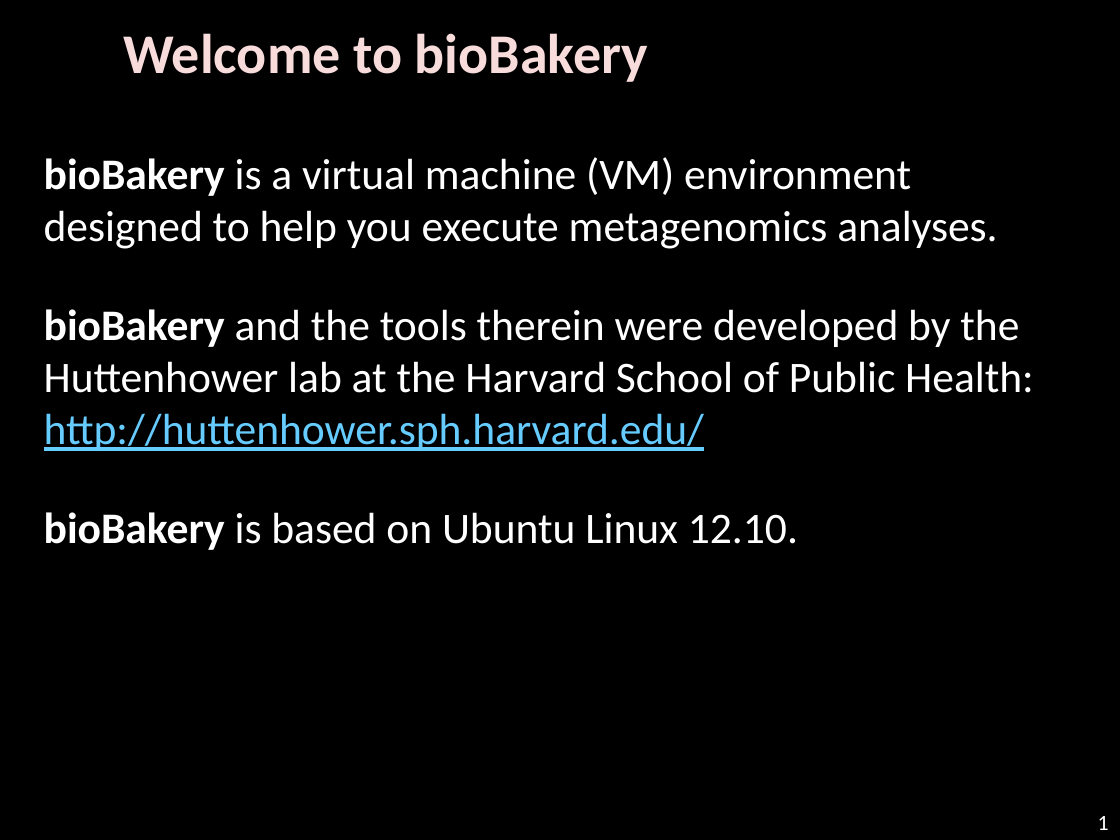
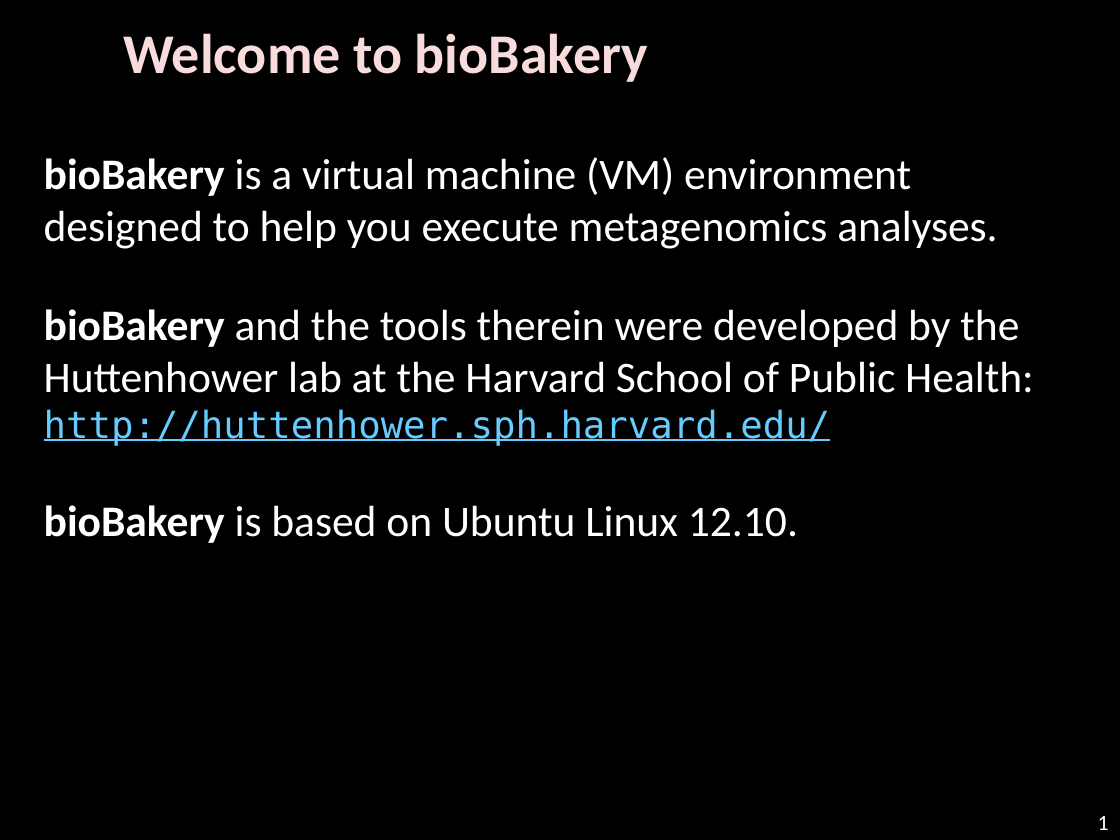
Before and after one commit to biobakery/biobakery, a slide deck: slide 1 of vagrant/biobakery-gui/WELCOME.pptx. Drawn at 1120x840 pixels with LibreOffice and Linux fonts; fonts in the diff are those of the drawing; background and template pictures are left out. Boxes give left, top, right and bottom in pixels: in the first picture for what was removed or moved away, otherwise in the second. Text is boxed around its words. In the diff, an @@ line names an element or a change of style, - is before the commit and + after.

```diff
--- a/vagrant/biobakery-gui/WELCOME.pptx
+++ b/vagrant/biobakery-gui/WELCOME.pptx
@@ text at (44, 309, 1034, 446): size 28 to 24 pt, font Calibri to DejaVu Sans Mono in "http://huttenhower.sph.harvard.edu/" @@
```
Also in this commit, not shown: 3 other slides changed, 4 slides added, 3 slides removed, 1 other file.
